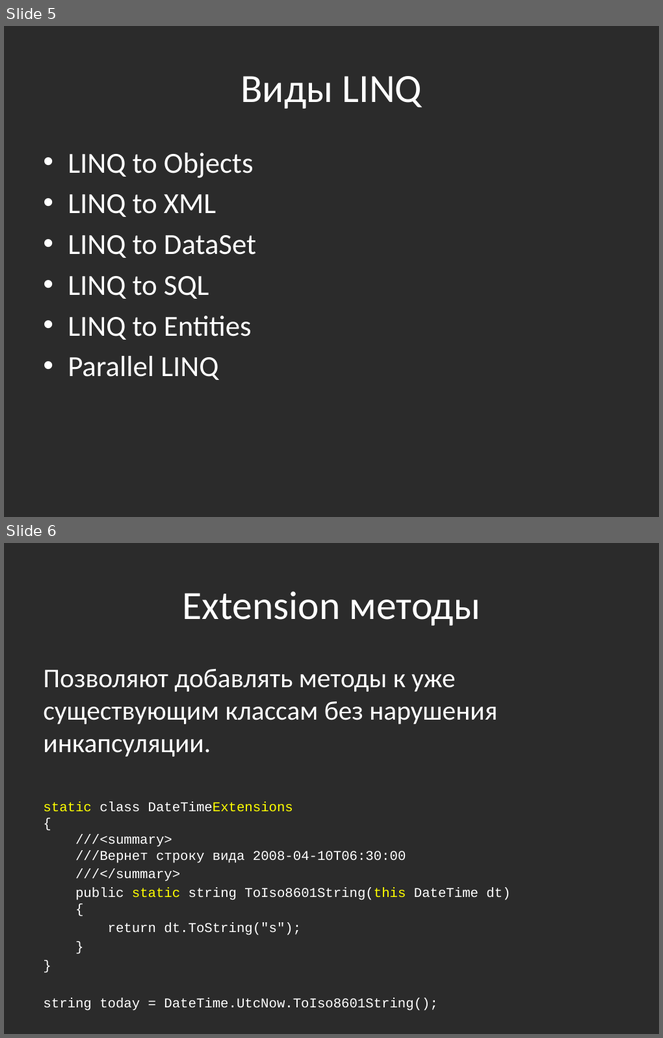
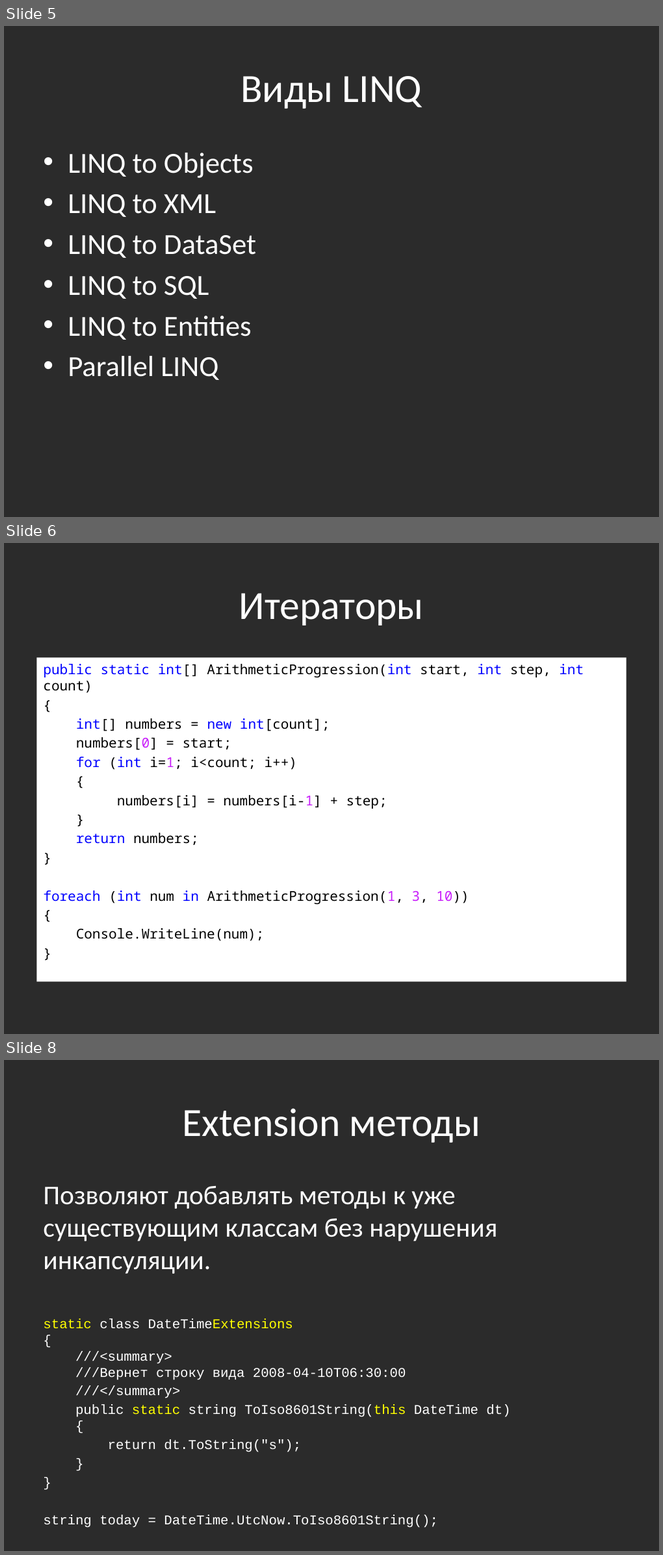
Before and after one commit to bazile/Training, a slide deck: Presentation/lesson-11-linq.pptx. Shown one above the other, each under a label of ours: slides 5 and 6 before the commit, slides 5, 6 and 8 after it; the slides between them are not shown. The pictures are 663x1038 and 663x1555 pixels, drawn with LibreOffice and Linux fonts; fonts in the diff are those of the drawing; background and template pictures are left out; a plain dark background stands for a picture behind light text. Boxes give left, top, right and bottom in pixels: in the first picture for what was removed or moved away, otherwise in the second. Text is boxed around its words. In the diff, an @@ line names an element or a change of style, - is before the commit and + after.

```diff
--- a/Presentation/lesson-11-linq.pptx
+++ b/Presentation/lesson-11-linq.pptx
@@ slide 6 added at bbox=[4, 543, 659, 1034], background picture (left out) @@
@@ title added at bbox=[239, 593, 424, 626], 44 pt, text #FFFFFF @@
+Итераторы
@@ text added at bbox=[36, 657, 627, 982], fill #FFFFFF, 15 pt, text #000000 @@
+public static int[] ArithmeticProgression(int start, int step, int count)
+{
+int[] numbers = new int[count];
+numbers[0] = start;
+for (int i=1; i<count; i++)
+{
+numbers[i] = numbers[i-1] + step;
+}
+return numbers;
+}
+foreach (int num in ArithmeticProgression(1, 3, 10))
+{
+Console.WriteLine(num);
+}
@@ what was slide 6 is now slide 8 @@
```
Also in this commit, not shown: 1 other slide added.
